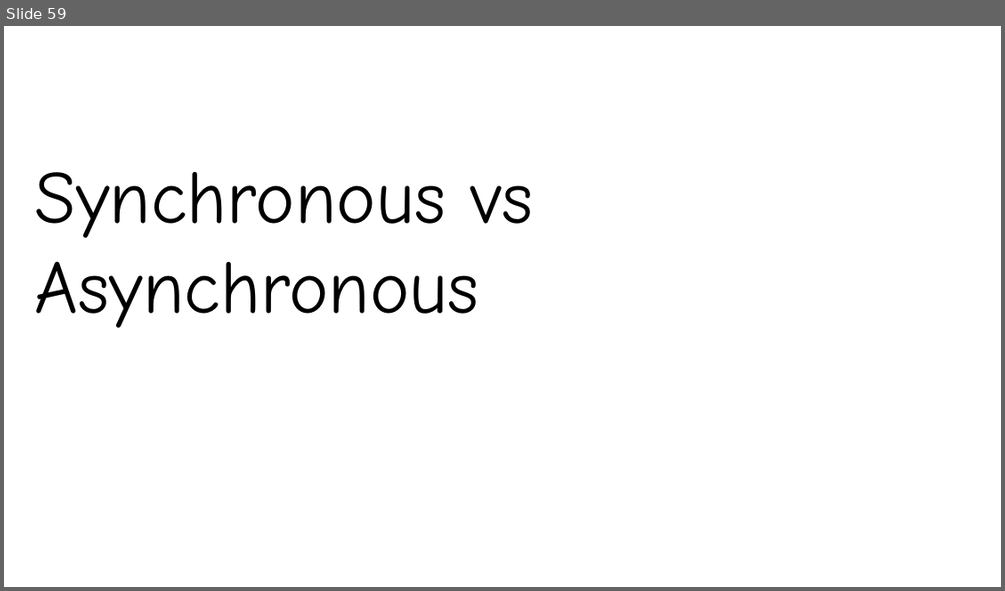
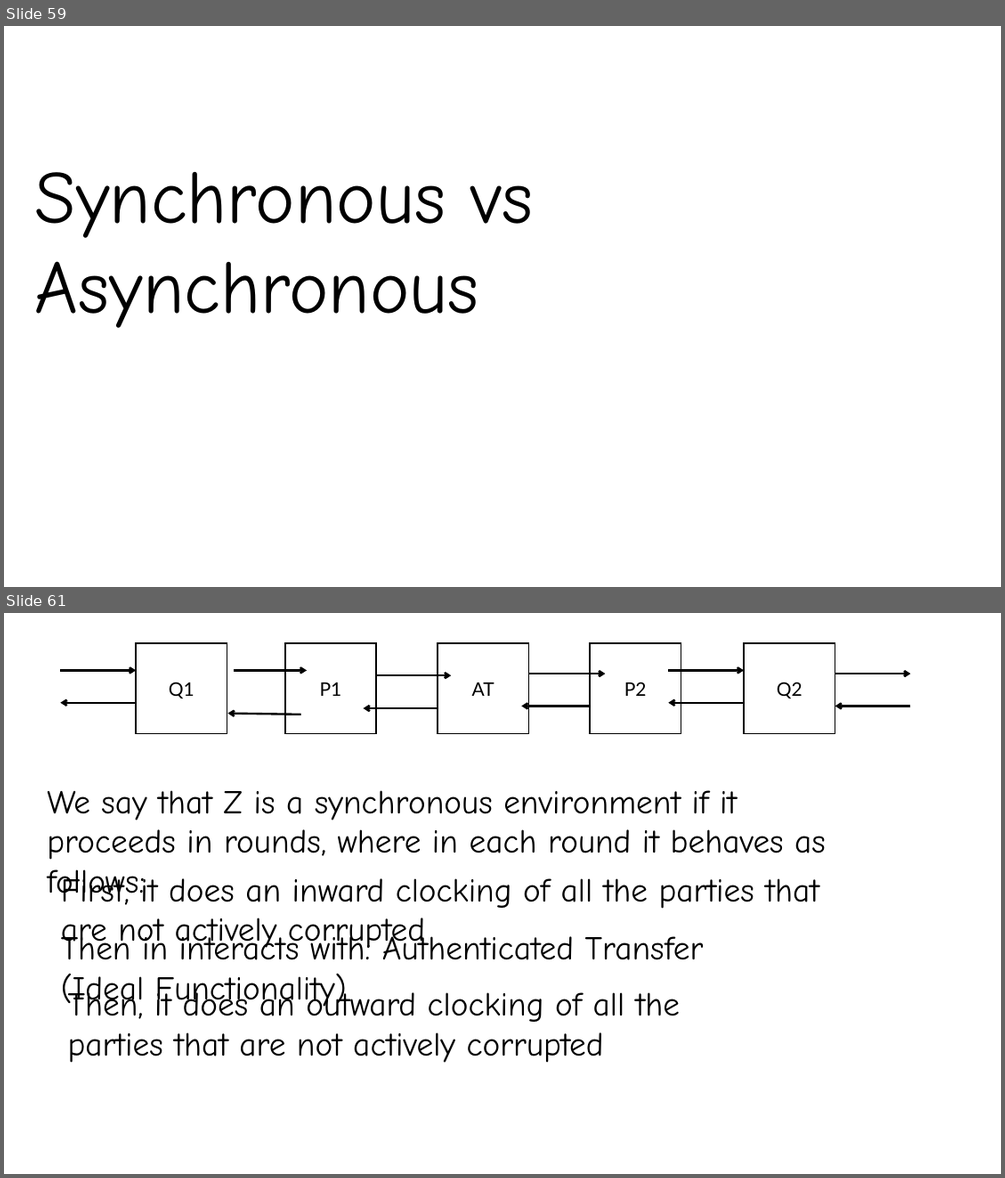
Before and after one commit to privacy-iitk/cs714-26-Winter, a slide deck: Chapter4.pptx. Shown one above the other, each under a label of ours: slide 59 before the commit, slides 59 and 61 after it; the slides between them are not shown. The pictures are 1005x591 and 1005x1178 pixels, drawn with LibreOffice and Linux fonts; fonts in the diff are those of the drawing. Boxes give left, top, right and bottom in pixels: in the first picture for what was removed or moved away, otherwise in the second. Text is boxed around its words. In the diff, an @@ line names an element or a change of style, - is before the commit and + after.

```diff
--- a/Chapter4.pptx
+++ b/Chapter4.pptx
@@ slide 61 added at (4,613,1001,1174), background #FFFFFF @@
@@ group added at (60,643,910,733): 4 arrows, 2 rectangles @@
+Q2
+Q1
@@ rectangle added at (285,643,376,733), fill #FFFFFF, outline #000000 1.5 pt, 18 pt, text #000000 @@
+P1
@@ rectangle added at (437,643,529,733), fill #FFFFFF, outline #000000 1.5 pt, 18 pt, text #000000 @@
+AT
@@ rectangle added at (590,643,680,733), fill #FFFFFF, outline #000000 1.5 pt, 18 pt, text #000000 @@
+P2
@@ arrow added from (234, 671) to (307, 671), #000000 2 pt @@
@@ arrow added from (376, 676) to (451, 676), #000000 2 pt @@
@@ arrow added from (530, 674) to (606, 674), #000000 2 pt @@
@@ arrow added from (668, 671) to (744, 671), #000000 2 pt @@
@@ arrow added from (301, 714) to (227, 714), #000000 2 pt @@
@@ arrow added from (437, 708) to (363, 708), #000000 2 pt @@
@@ arrow added from (590, 706) to (521, 706), #000000 2 pt @@
@@ arrow added from (744, 703) to (668, 703), #000000 2 pt @@
@@ text added at (47,790,825,860), 32 pt, text #000000 @@
+We say that Z is a synchronous environment if it proceeds in rounds, where in each round it behaves as follows:
@@ text added at (61,873,819,952), 32 pt, text #000000 @@
+First, it does an inward clocking of all the parties that are not actively corrupted
@@ text added at (61,931,704,1010), 32 pt, text #000000 @@
+Then in interacts with: Authenticated Transfer (Ideal Functionality)
@@ text added at (68,987,680,1062), 32 pt, text #000000 @@
+Then, it does an outward clocking of all the parties that are not actively corrupted
```
Also in this commit, not shown: 1 slide changed, 10 other slides added, 1 other file.
